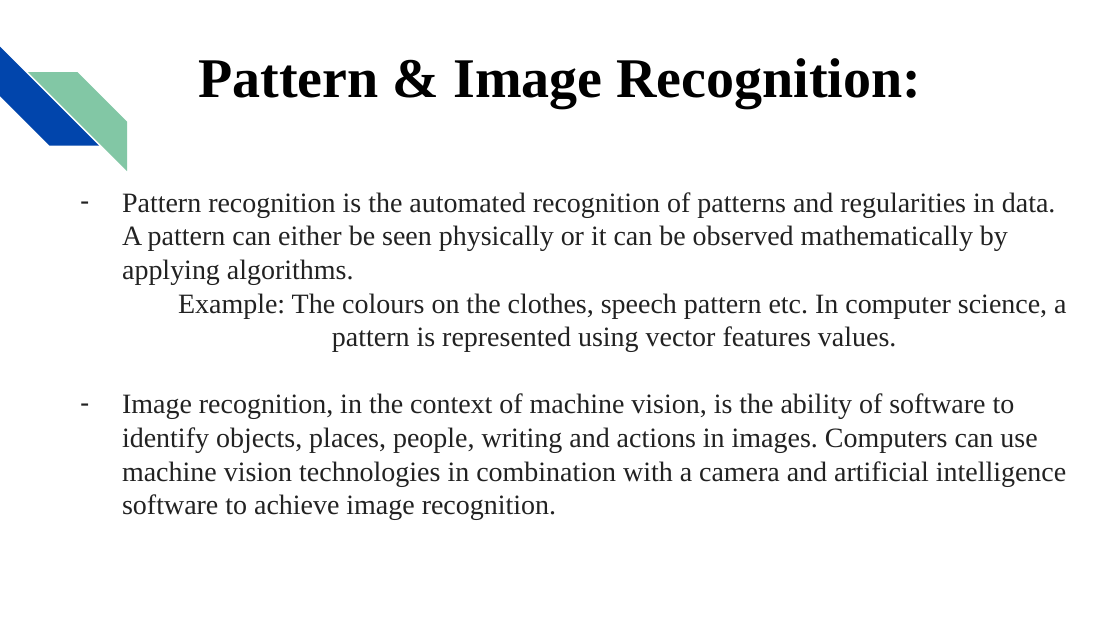
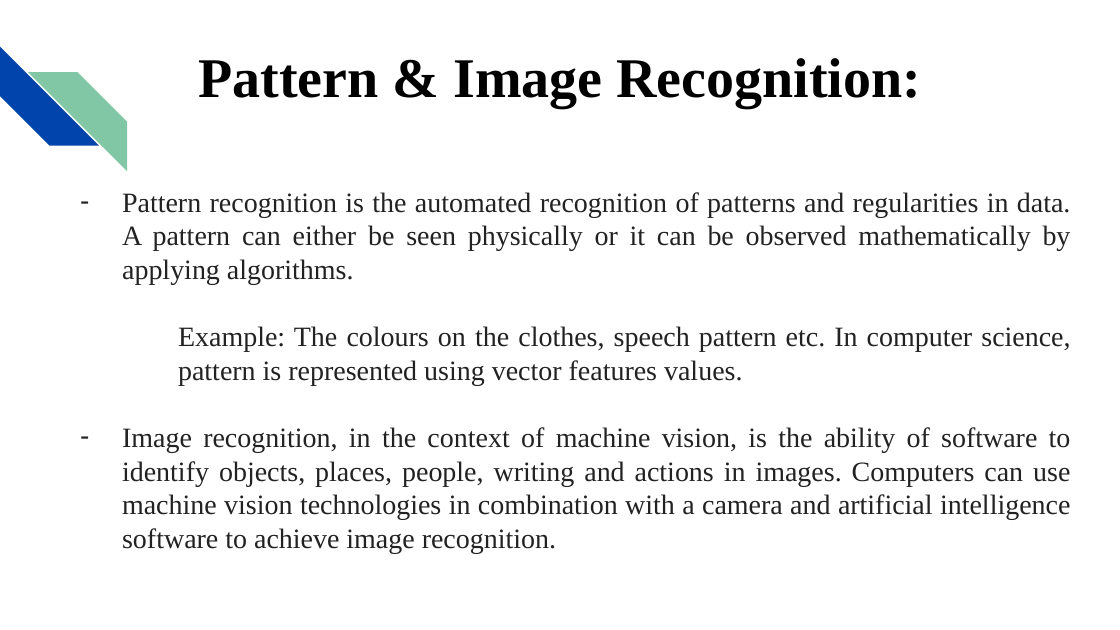
Before and after one commit to Project1-007/Project-1, a slide deck: slide 5 of Presentation/Presentation 1.pptx. Drawn at 1120x630 pixels with LibreOffice and Linux fonts; fonts in the diff are those of the drawing. Boxes give left, top, right and bottom in pixels: in the first picture for what was removed or moved away, otherwise in the second. Text is boxed around its words. In the diff, an @@ line names an element or a change of style, - is before the commit and + after.

```diff
--- a/Presentation/Presentation 1.pptx
+++ b/Presentation/Presentation 1.pptx
@@ text at (x1=122, y1=192, x2=1071, y2=553): alignment left to justified @@
@@ text at (x1=178, y1=326, x2=1070, y2=385): text changed @@
-Example: The colours on the clothes, speech pattern etc. In computer science, a pattern is represented using vector features values.
+Example: The colours on the clothes, speech pattern etc. In computer science, pattern is represented using vector features values.
```
Also in this commit, not shown: 7 other slides changed.
